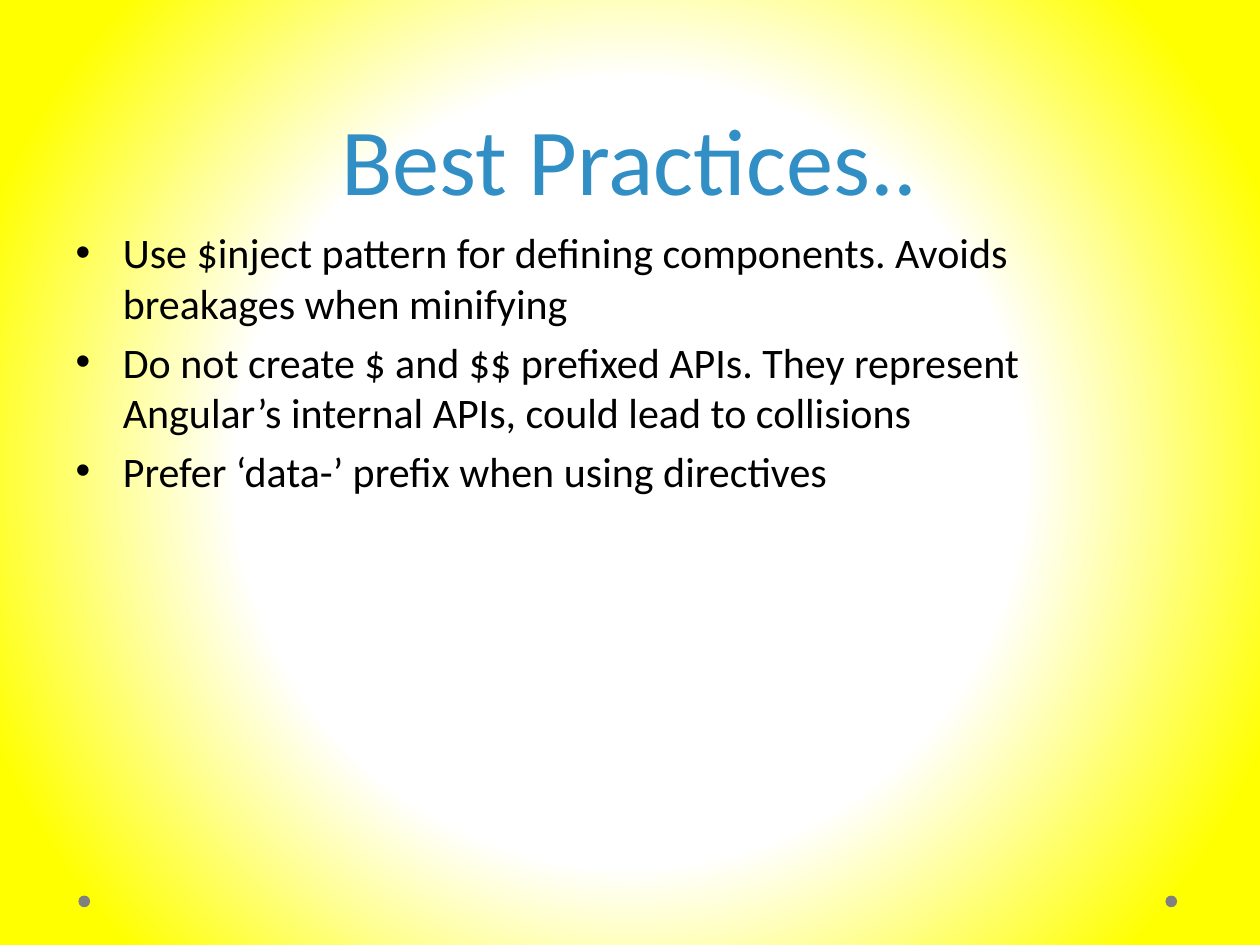
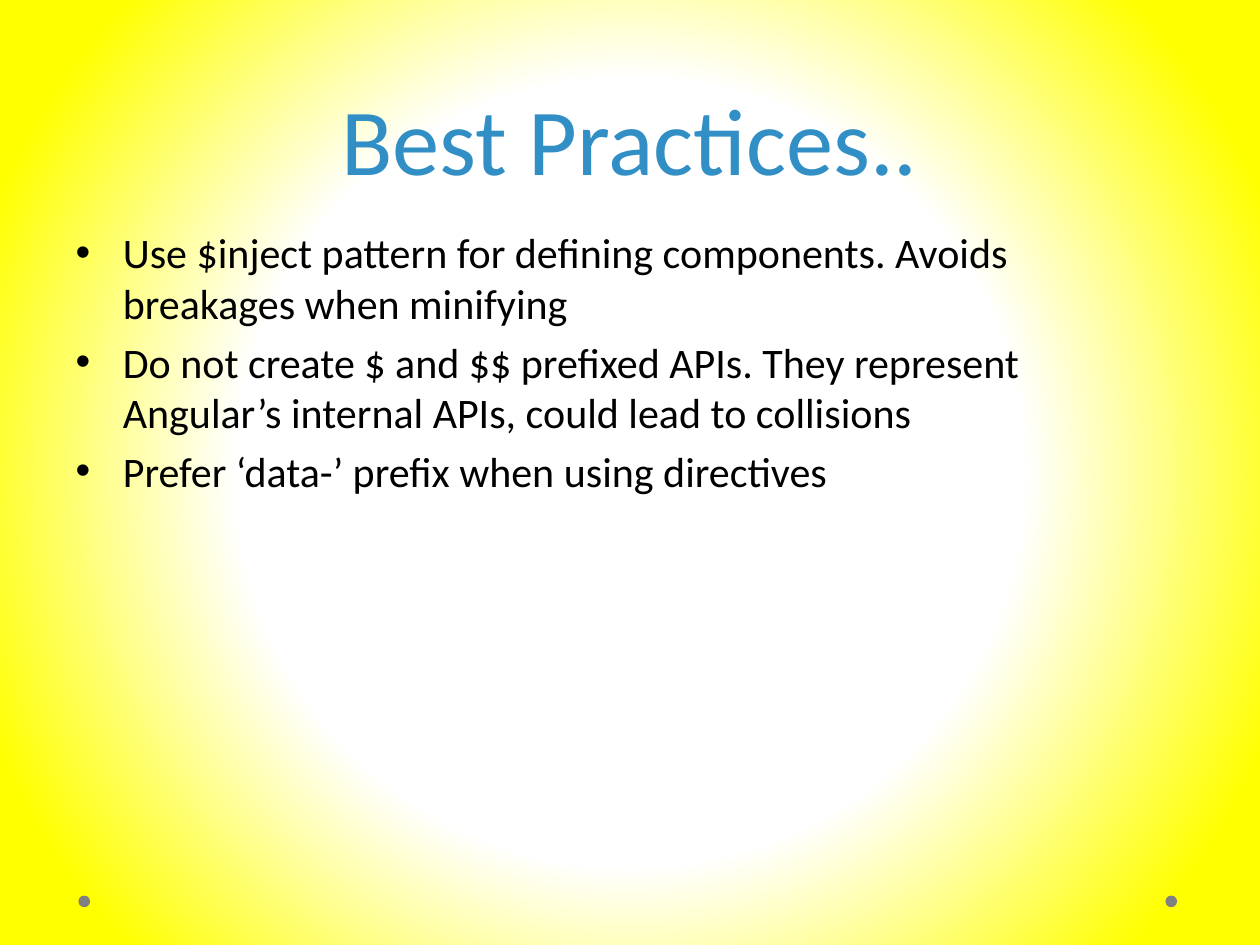
Before and after one commit to murtazahaveliwala/technext-angularjs-demo, a slide deck: slide 20 of Introduction to AngularJs.pptx. Drawn at 1260x945 pixels with LibreOffice and Linux fonts; fonts in the diff are those of the drawing. Boxes give left, top, right and bottom in pixels: in the first picture for what was removed or moved away, otherwise in the second. Text is boxed around its words. In the diff, an @@ line names an element or a change of style, - is before the commit and + after.

```diff
--- a/Introduction to AngularJs.pptx
+++ b/Introduction to AngularJs.pptx
@@ title "Best Practices..": place and size @@
-title "Best Practices.." at [342, 116, 918, 196]
+title "Best Practices.." at [342, 96, 918, 176]
```
Also in this commit, not shown: 5 other slides changed.
